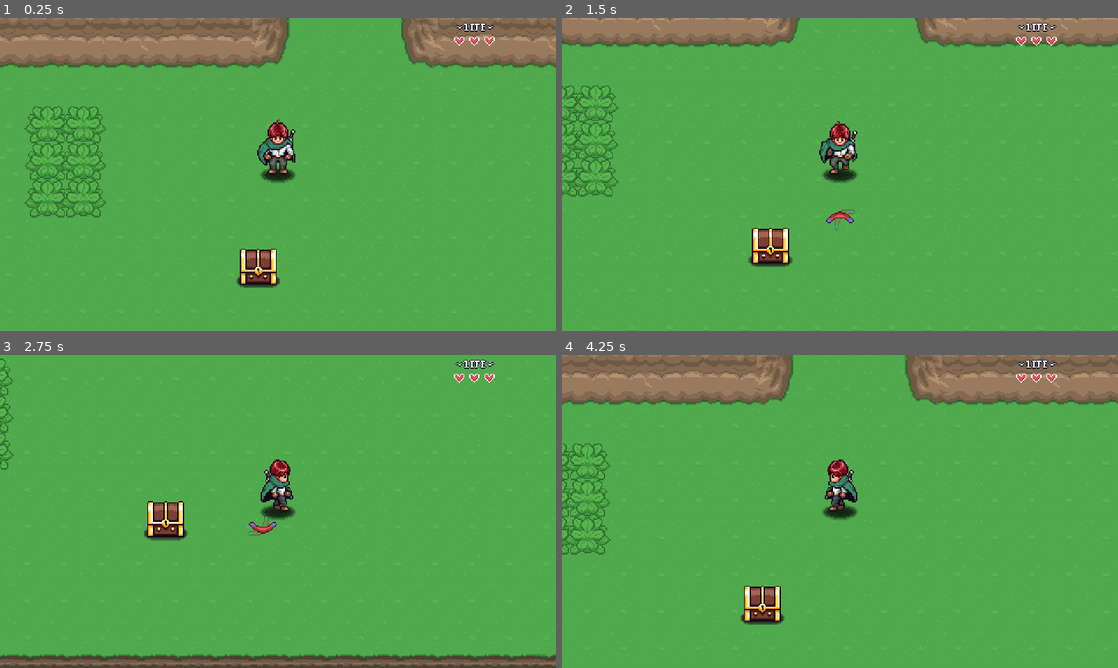
Above: before the commit, frames 1-4 (two rows, left to right).
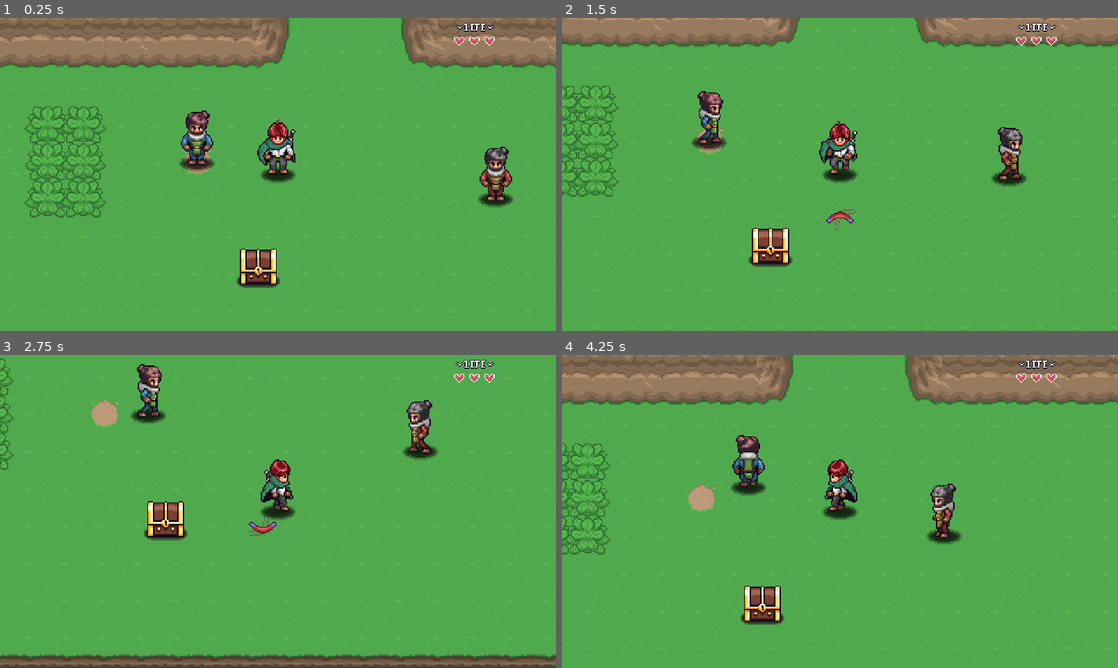
Above: after the commit, the same moments.

Repository: wangwenhao/aarpg
Game: Godot game, scene res://Levels/Area01/02.tscn
Two runs of this game, one before a commit and one after it. Both use one fixed random seed, a clock stepped at 60 frames per second and the inputs below. This scene is started directly instead of the project's main scene. Sound files missing from this copy of the repository are replaced by a short silence.
Inputs:
- Up to frame 1 (0.25 s): no input
- Up to frame 2 (1.5 s): tap Enter at 0.5 s; hold D (right) 0.53-1.28 s; hold J (attack) 0.53-1.28 s; hold S (down) from 1.28 s (still down); tap N (ability) at 1.35 s
- Up to frame 3 (2.75 s): tap J (attack) at 1.55 s; release S (down) at 2.03 s; hold D (right) from 2.03 s (still down); hold J (attack) from 2.03 s (still down)
- Up to frame 4 (4.25 s): release D (right) at 2.78 s; release J (attack) at 2.78 s; hold W (up) 2.78-3.53 s; tap I (interact) at 2.85 s; tap J (attack) at 3.05 s; hold A (left) from 3.53 s (still down); hold J (attack) from 3.53 s (still down)

The runs differ from the first frame. In frame 1, 1.7% of the frame differs, in the area x 32-93%, y 29-61%; in frame 2, 1.5%; in frame 3, 1.7%; in frame 4, 1.9%, in the area x 22-72%, y 25-61%.

Commit message:
npc随机徘徊

Diff:
--- a/Levels/Area01/02.tscn
+++ b/Levels/Area01/02.tscn
@@ -8,13 +8,17 @@
 [ext_resource type="PackedScene" uid="uid://c325f2ae47ebh" path="res://Levels/level_transition.tscn" id="5_mwxiv"]
 [ext_resource type="PackedScene" uid="uid://c0ekd8j8r0doh" path="res://Interactables/TreasureChest/treasure_chest.tscn" id="6_wi5as"]
 [ext_resource type="Resource" uid="uid://dqyr35tvwdh1c" path="res://Items/gem.tres" id="7_icgqb"]
+[ext_resource type="PackedScene" uid="uid://d0xtl5nafmkfl" path="res://NPC/npc.tscn" id="9_jeo2k"]
+[ext_resource type="PackedScene" uid="uid://cfayapirsurso" path="res://NPC/npc_bevavior_wander.tscn" id="10_krbdk"]
+[ext_resource type="Resource" uid="uid://didkq3x0ho8hy" path="res://NPC/00_NPCs/npc_01.tres" id="10_q5iyu"]
+[ext_resource type="Resource" uid="uid://dl37sx7ja1crx" path="res://NPC/00_NPCs/npc_02.tres" id="12_sci0f"]
 
 [node name="02" type="Node2D"]
 script = ExtResource("1_tek06")
 music = ExtResource("2_ua1y0")
 
 [node name="Grass-01" parent="." instance=ExtResource("1_wkbf4")]
-tile_map_data = PackedByteArray("AAACAAAAAAAMAAYAAAACAAEAAAA …(1848 unchanged characters)… EAAMAAAAAAAAAAAAEAAQAAAAAAAAAAAAEAAUAAAAAAAAAAAAEAAYAAAAAAAAAAAAEAAcAAAAAAAAAAAAEAAg …(3567 unchanged characters)…
+tile_map_data = PackedByteArray("AAACAAAAAAAMAAYAAAACAAEAAAA …(1848 unchanged characters)… EAAMAAAAAAAAAAAAEAAQAAAAAAAAAAAAEAAUAAAAEAAMAAAAEAAYAAAAAAAAAAAAEAAcAAAAAAAAAAAAEAAg …(3567 unchanged characters)…
 
 [node name="Plant" parent="." instance=ExtResource("3_x70af")]
 position = Vector2(15, 153)
@@ -49,3 +53,16 @@
 position = Vector2(197, 272)
 item_data = ExtResource("7_icgqb")
 quantity = 10
+
+[node name="NPC" parent="." instance=ExtResource("9_jeo2k")]
+position = Vector2(144, 178)
+npc_resource = ExtResource("10_q5iyu")
+
+[node name="NPCBevahiorWander" parent="NPC" instance=ExtResource("10_krbdk")]
+
+[node name="NPC2" parent="." instance=ExtResource("9_jeo2k")]
+position = Vector2(402, 209)
+npc_resource = ExtResource("12_sci0f")
+
+[node name="NPCBevahiorWander" parent="NPC2" instance=ExtResource("10_krbdk")]
+wander_speed = 90.0
--- /dev/null
+++ b/NPC/00_NPCs/npc_01.tres
@@ -0,0 +1,12 @@
+[gd_resource type="Resource" script_class="NPCResource" load_steps=4 format=3 uid="uid://didkq3x0ho8hy"]
+
+[ext_resource type="Script" uid="uid://6qoys31fgcim" path="res://NPC/Scripts/npc_resource.gd" id="1_7qapt"]
+[ext_resource type="Texture2D" uid="uid://cby3bjmsmtruj" path="res://NPC/Sprites/Portraits/npc_portrait_01.png" id="1_jyypk"]
+[ext_resource type="Texture2D" uid="uid://dlxst6mk3xnt0" path="res://NPC/Sprites/npc_sprite.png" id="3_oq648"]
+
+[resource]
+script = ExtResource("1_7qapt")
+npc_name = "Oren"
+sprite = ExtResource("3_oq648")
+portrait = ExtResource("1_jyypk")
+metadata/_custom_type_script = "uid://6qoys31fgcim"
--- /dev/null
+++ b/NPC/00_NPCs/npc_02.tres
@@ -0,0 +1,12 @@
+[gd_resource type="Resource" script_class="NPCResource" load_steps=4 format=3 uid="uid://dl37sx7ja1crx"]
+
+[ext_resource type="Texture2D" uid="uid://cxmryuqgdl6hy" path="res://NPC/Sprites/Portraits/npc_portrait_02.png" id="1_hgnq3"]
+[ext_resource type="Script" uid="uid://6qoys31fgcim" path="res://NPC/Scripts/npc_resource.gd" id="2_bdmun"]
+[ext_resource type="Texture2D" uid="uid://rpl5p8js6qog" path="res://NPC/Sprites/npc_sprite_02.png" id="3_bdmun"]
+
+[resource]
+script = ExtResource("2_bdmun")
+npc_name = "Nero"
+sprite = ExtResource("3_bdmun")
+portrait = ExtResource("1_hgnq3")
+metadata/_custom_type_script = "uid://6qoys31fgcim"
--- /dev/null
+++ b/NPC/Icons/npc.svg
@@ -0,0 +1,26 @@
+<?xml version="1.0" encoding="UTF-8"?>
+<svg xmlns="http://www.w3.org/2000/svg" version="1.1" xmlns:inkscape="http://www.inkscape.org/namespaces/inkscape" xmlns:sodipodi="http://sodipodi.sourceforge.net/DTD/sodipodi-0.dtd" xmlns:svg="http://www.w3.org/2000/svg" xmlns:xlink="http://www.w3.org/1999/xlink" viewBox="0 0 24 24">
+  <defs>
+    <style>
+      .cls-1 {
+        fill: #353535;
+      }
+
+      .cls-2 {
+        fill: url(#linear-gradient);
+      }
+    </style>
+    <linearGradient id="linear-gradient" x1="12" y1="24" x2="12" y2=".3" gradientUnits="userSpaceOnUse">
+      <stop offset="0" stop-color="#ffc77d"/>
+      <stop offset="1" stop-color="#d0ffbf"/>
+    </linearGradient>
+  </defs>
+  <!-- Generator: Adobe Illustrator 28.6.0, SVG Export Plug-In . SVG Version: 1.2.0 Build 709)  -->
+  <g>
+    <g id="Layer_1">
+      <path class="cls-2" d="M23.4,14.1l-1.6-6.1c-.6-2.4-1.8-4.3-3.8-5.7-1.9-1.5-4.1-2.2-6.6-2.2S5.8,1,3.7,3.2C1.6,5.2.6,7.8.6,10.8s.3,3,.9,4.4,1.5,2.6,2.7,3.6v5.2h10.8v-2.4h2.4c.7,0,1.2-.2,1.7-.7s.7-1,.7-1.7v-3.6h2.4c.4,0,.7-.2,1-.5s.3-.7.2-1Z"/>
+      <circle class="cls-1" cx="17.5" cy="10" r="1.4"/>
+      <rect class="cls-1" x="15.7" y="17.1" width="4.1" height="1.5"/>
+    </g>
+  </g>
+</svg>
--- /dev/null
+++ b/NPC/Icons/npc_behavior.svg
@@ -0,0 +1,27 @@
+<?xml version="1.0" encoding="UTF-8"?>
+<svg xmlns="http://www.w3.org/2000/svg" version="1.1" xmlns:xlink="http://www.w3.org/1999/xlink" viewBox="0 0 24 24">
+  <defs>
+    <style>
+      .cls-1 {
+        fill: #353535;
+      }
+
+      .cls-2 {
+        fill: url(#linear-gradient);
+      }
+    </style>
+    <linearGradient id="linear-gradient" x1="12.5" y1="24" x2="12.5" y2=".3" gradientUnits="userSpaceOnUse">
+      <stop offset="0" stop-color="#ffc77d"/>
+      <stop offset="1" stop-color="#d0ffbf"/>
+    </linearGradient>
+  </defs>
+  <!-- Generator: Adobe Illustrator 28.6.0, SVG Export Plug-In . SVG Version: 1.2.0 Build 709)  -->
+  <g>
+    <g id="Layer_1">
+      <path class="cls-2" d="M23.9,14.1l-1.6-6.1c-.6-2.4-1.8-4.3-3.8-5.7-1.9-1.5-4.1-2.2-6.6-2.2s-5.5,1-7.6,3.2c-2.1,2.1-3.2,4.6-3.2,7.6s.3,3,.9,4.4,1.5,2.6,2.7,3.6v5.2h10.8v-2.4h2.4c.7,0,1.2-.2,1.7-.7s.7-1,.7-1.7v-3.6h2.4c.4,0,.7-.2,1-.5s.3-.7.2-1Z"/>
+      <path class="cls-1" d="M13.2,4.4l-1.4.6c-.1,0-.2-.2-.3-.3-.1,0-.3-.2-.4-.2l-.2-1.5h-2.4l-.2,1.5c-.2,0-.3.1-.4.2-.1,0-.2.2-.3.3l-1.4-.6-1.2,2,1.2.9c0,.2,0,.3,0,.5s0,.3,0,.5l-1.2.9,1.2,2,1.4-.6c0,0,.2.2.3.3.1,0,.3.1.4.2l.2,1.5h2.4l.2-1.5c.2,0,.3-.1.4-.2.1,0,.2-.2.3-.3l1.4.6,1.2-2-1.2-.9c0-.2,0-.3,0-.5s0-.3,0-.5l1.2-.9-1.2-2ZM10.9,9.1c-.3.3-.8.5-1.3.5s-.9-.2-1.3-.5-.5-.8-.5-1.3.2-.9.5-1.3c.3-.4.8-.5,1.3-.5s.9.2,1.3.5c.3.3.5.8.5,1.3s-.2.9-.5,1.3Z"/>
+      <circle class="cls-1" cx="18" cy="10" r="1.4"/>
+      <rect class="cls-1" x="16.2" y="17.1" width="4.1" height="1.5"/>
+    </g>
+  </g>
+</svg>
--- /dev/null
+++ b/NPC/Scripts/npc.gd
@@ -0,0 +1,53 @@
+@tool
+@icon("res://NPC/Icons/npc.svg")
+class_name NPC extends CharacterBody2D
+
+signal do_behavior_enabled
+
+var state: String = "idle"
+var direction: Vector2 = Vector2.DOWN
+var direction_name: String = "down"
+var do_behavior: bool = true
+
+@export var npc_resource: NPCResource : set = _set_npc_resource
+@onready var sprite: Sprite2D = $Sprite2D
+@onready var animation: AnimationPlayer = $AnimationPlayer
+
+func _ready() -> void:
+	setup_npc()
+	if Engine.is_editor_hint():
+		return
+	do_behavior_enabled.emit()
+
+func _physics_process(_delta: float) -> void:
+	move_and_slide()
+
+func update_animation() -> void:
+	animation.play(state + "_" + direction_name)
+
+func update_direction(target_position: Vector2) -> void:
+	direction = global_position.direction_to(target_position)
+	update_direction_name()
+	if direction_name == "side" and direction.x < 0:
+		sprite.flip_h = true
+	else:
+		sprite.flip_h = false
+
+func update_direction_name() -> void:
+	var threshold: float = 0.45
+	if direction.y < -threshold:
+		direction_name = "up"
+	elif direction.y > threshold:
+		direction_name = "down"
+	elif direction.x > threshold || direction.x < -threshold:
+		direction_name = "side"
+
+func setup_npc() -> void:
+	if npc_resource:
+		if sprite:
+			sprite.texture = npc_resource.sprite
+	pass
+
+func _set_npc_resource(value: NPCResource) -> void:
+	npc_resource = value
+	setup_npc()
--- /dev/null
+++ b/NPC/Scripts/npc_behavior.gd
@@ -0,0 +1,14 @@
+@icon("res://NPC/Icons/npc_behavior.svg")
+class_name NPCBehavior extends Node2D
+
+var npc: NPC
+
+func _ready() -> void:
+	var parent = get_parent()
+	if parent is NPC:
+		npc = parent
+		npc.do_behavior_enabled.connect(start)
+
+
+func start() -> void:
+	pass
--- /dev/null
+++ b/NPC/Scripts/npc_behavior_wander.gd
@@ -0,0 +1,53 @@
+@tool
+extends NPCBehavior
+
+const DIRECTIONS = [Vector2.UP, Vector2.RIGHT, Vector2.DOWN, Vector2.LEFT]
+
+@export var wander_range: int = 2 :set = _set_wander_range
+@export var wander_speed: float = 30.0
+@export var wander_duration: float = 1.0
+@export var idle_duration: float = 1.0
+
+var orignal_position: Vector2
+
+func _ready() -> void:
+	if Engine.is_editor_hint():
+		return
+	super()
+	$CollisionShape2D.queue_free()
+	orignal_position = npc.global_position
+
+func _physics_process(_delta: float) -> void:
+	if Engine.is_editor_hint():
+		return
+	if abs(global_position.distance_to(orignal_position)) > wander_range * 32:
+		npc.velocity *= -1
+		npc.direction *= -1
+		npc.update_direction(global_position + npc.direction)
+		npc.update_animation()
+
+func start() -> void:
+	if !npc.do_behavior:
+		return
+	npc.state = "idle"
+	npc.velocity = Vector2.ZERO
+	npc.update_animation()
+	await get_tree().create_timer(randf() * idle_duration + idle_duration).timeout
+
+	npc.state = "walk"
+	var direction: Vector2 = DIRECTIONS[randi_range(0, 3)]
+	npc.direction = direction
+	npc.velocity = direction * wander_speed
+	npc.update_direction(global_position + direction)
+	npc.update_animation()
+	await get_tree().create_timer(randf() * wander_duration + wander_duration).timeout
+
+	if !npc.do_behavior:
+		return
+
+	start()
+
+
+func _set_wander_range(value: int) -> void:
+	wander_range = value
+	$CollisionShape2D.shape.radius = value * 32
--- /dev/null
+++ b/NPC/Scripts/npc_resource.gd
@@ -0,0 +1,6 @@
+class_name NPCResource extends Resource
+
+@export var npc_name: String = ""
+@export var sprite: Texture
+@export var portrait: Texture
+@export var dialog_audio_pitch: String = ""
--- /dev/null
+++ b/NPC/npc.tscn
@@ -0,0 +1,160 @@
+[gd_scene load_steps=13 format=3 uid="uid://d0xtl5nafmkfl"]
+
+[ext_resource type="Script" uid="uid://btrxnnh3dl7cn" path="res://NPC/Scripts/npc.gd" id="1_asys0"]
+[ext_resource type="Texture2D" uid="uid://dlxst6mk3xnt0" path="res://NPC/Sprites/npc_sprite.png" id="2_056qb"]
+[ext_resource type="Texture2D" uid="uid://d1kd7q3k48wwr" path="res://Player/Sprites/Shadow.png" id="3_3etx6"]
+
+[sub_resource type="Animation" id="Animation_3etx6"]
+resource_name = "idle_down"
+tracks/0/type = "value"
+tracks/0/imported = false
+tracks/0/enabled = true
+tracks/0/path = NodePath("Sprite2D:frame")
+tracks/0/interp = 1
+tracks/0/loop_wrap = true
+tracks/0/keys = {
+"times": PackedFloat32Array(0),
+"transitions": PackedFloat32Array(1),
+"update": 1,
+"values": [0]
+}
+
+[sub_resource type="Animation" id="Animation_k1h6f"]
+length = 0.001
+tracks/0/type = "value"
+tracks/0/imported = false
+tracks/0/enabled = true
+tracks/0/path = NodePath("Sprite2D:frame")
+tracks/0/interp = 1
+tracks/0/loop_wrap = true
+tracks/0/keys = {
+"times": PackedFloat32Array(0),
+"transitions": PackedFloat32Array(1),
+"update": 1,
+"values": [0]
+}
+
+[sub_resource type="Animation" id="Animation_6swda"]
+resource_name = "idle_up"
+tracks/0/type = "value"
+tracks/0/imported = false
+tracks/0/enabled = true
+tracks/0/path = NodePath("Sprite2D:frame")
+tracks/0/interp = 1
+tracks/0/loop_wrap = true
+tracks/0/keys = {
+"times": PackedFloat32Array(0),
+"transitions": PackedFloat32Array(1),
+"update": 1,
+"values": [1]
+}
+
+[sub_resource type="Animation" id="Animation_rovd1"]
+resource_name = "idle_side"
+tracks/0/type = "value"
+tracks/0/imported = false
+tracks/0/enabled = true
+tracks/0/path = NodePath("Sprite2D:frame")
+tracks/0/interp = 1
+tracks/0/loop_wrap = true
+tracks/0/keys = {
+"times": PackedFloat32Array(0),
+"transitions": PackedFloat32Array(1),
+"update": 1,
+"values": [2]
+}
+
+[sub_resource type="Animation" id="Animation_u08xh"]
+resource_name = "walk_down"
+length = 1.2
+loop_mode = 1
+step = 0.1
+tracks/0/type = "value"
+tracks/0/imported = false
+tracks/0/enabled = true
+tracks/0/path = NodePath("Sprite2D:frame")
+tracks/0/interp = 1
+tracks/0/loop_wrap = true
+tracks/0/keys = {
+"times": PackedFloat32Array(0, 0.20000002, 0.40000004, 0.6, 0.8, 1),
+"transitions": PackedFloat32Array(1, 1, 1, 1, 1, 1),
+"update": 1,
+"values": [3, 4, 5, 6, 5, 4]
+}
+
+[sub_resource type="Animation" id="Animation_m2dqh"]
+resource_name = "walk_up"
+length = 1.2
+loop_mode = 1
+step = 0.1
+tracks/0/type = "value"
+tracks/0/imported = false
+tracks/0/enabled = true
+tracks/0/path = NodePath("Sprite2D:frame")
+tracks/0/interp = 1
+tracks/0/loop_wrap = true
+tracks/0/keys = {
+"times": PackedFloat32Array(0, 0.20000002, 0.40000004, 0.6, 0.8, 1),
+"transitions": PackedFloat32Array(1, 1, 1, 1, 1, 1),
+"update": 1,
+"values": [7, 8, 9, 10, 9, 8]
+}
+
+[sub_resource type="Animation" id="Animation_bey1f"]
+resource_name = "walk_side"
+length = 1.2
+loop_mode = 1
+step = 0.1
+tracks/0/type = "value"
+tracks/0/imported = false
+tracks/0/enabled = true
+tracks/0/path = NodePath("Sprite2D:frame")
+tracks/0/interp = 1
+tracks/0/loop_wrap = true
+tracks/0/keys = {
+"times": PackedFloat32Array(0, 0.20000002, 0.40000004, 0.6, 0.8, 1),
+"transitions": PackedFloat32Array(1, 1, 1, 1, 1, 1),
+"update": 1,
+"values": [11, 12, 13, 14, 13, 12]
+}
+
+[sub_resource type="AnimationLibrary" id="AnimationLibrary_6swda"]
+_data = {
+&"RESET": SubResource("Animation_k1h6f"),
+&"idle_down": SubResource("Animation_3etx6"),
+&"idle_side": SubResource("Animation_rovd1"),
+&"idle_up": SubResource("Animation_6swda"),
+&"walk_down": SubResource("Animation_u08xh"),
+&"walk_side": SubResource("Animation_bey1f"),
+&"walk_up": SubResource("Animation_m2dqh")
+}
+
+[sub_resource type="CapsuleShape2D" id="CapsuleShape2D_asys0"]
+radius = 6.0
+height = 22.0
+
+[node name="NPC" type="CharacterBody2D"]
+collision_layer = 0
+collision_mask = 16
+script = ExtResource("1_asys0")
+
+[node name="Sprite2D" type="Sprite2D" parent="."]
+position = Vector2(0, -20)
+texture = ExtResource("2_056qb")
+hframes = 15
+
+[node name="ShadowSprite" type="Sprite2D" parent="Sprite2D"]
+modulate = Color(0, 0, 0, 0.78431374)
+show_behind_parent = true
+position = Vector2(0, 20)
+texture = ExtResource("3_3etx6")
+
+[node name="AnimationPlayer" type="AnimationPlayer" parent="."]
+libraries = {
+&"": SubResource("AnimationLibrary_6swda")
+}
+
+[node name="CollisionShape2D" type="CollisionShape2D" parent="."]
+rotation = 1.5707964
+shape = SubResource("CapsuleShape2D_asys0")
+debug_color = Color(0, 0.6, 0.69803923, 0)
--- /dev/null
+++ b/NPC/npc_bevavior_wander.tscn
@@ -0,0 +1,14 @@
+[gd_scene load_steps=3 format=3 uid="uid://cfayapirsurso"]
+
+[ext_resource type="Script" uid="uid://flqg88fvjvoq" path="res://NPC/Scripts/npc_behavior_wander.gd" id="1_qmln7"]
+
+[sub_resource type="CircleShape2D" id="CircleShape2D_qmln7"]
+radius = 64.0
+
+[node name="NPCWanderBevahior" type="Node2D"]
+script = ExtResource("1_qmln7")
+metadata/_custom_type_script = "uid://flqg88fvjvoq"
+
+[node name="CollisionShape2D" type="CollisionShape2D" parent="."]
+shape = SubResource("CircleShape2D_qmln7")
+debug_color = Color(1, 0.57254905, 0, 0)
Not shown: 1 places in Levels/Area01/02.tscn that only renumber resources
Not shown, added: NPC/Icons/npc.svg.import
Not shown, added: NPC/Icons/npc_behavior.svg.import
Not shown, added: NPC/Scripts/npc.gd.uid
Not shown, added: NPC/Scripts/npc_behavior.gd.uid
Not shown, added: NPC/Scripts/npc_behavior_wander.gd.uid
Not shown, added: NPC/Scripts/npc_resource.gd.uid
Binary file added: NPC/Sprites/Portraits/hero_portrait.png
Not shown, added: NPC/Sprites/Portraits/hero_portrait.png.import
Binary file added: NPC/Sprites/Portraits/npc_portrait_01.png
Not shown, added: NPC/Sprites/Portraits/npc_portrait_01.png.import
Binary file added: NPC/Sprites/Portraits/npc_portrait_02.png
(and 5 more such lines)
